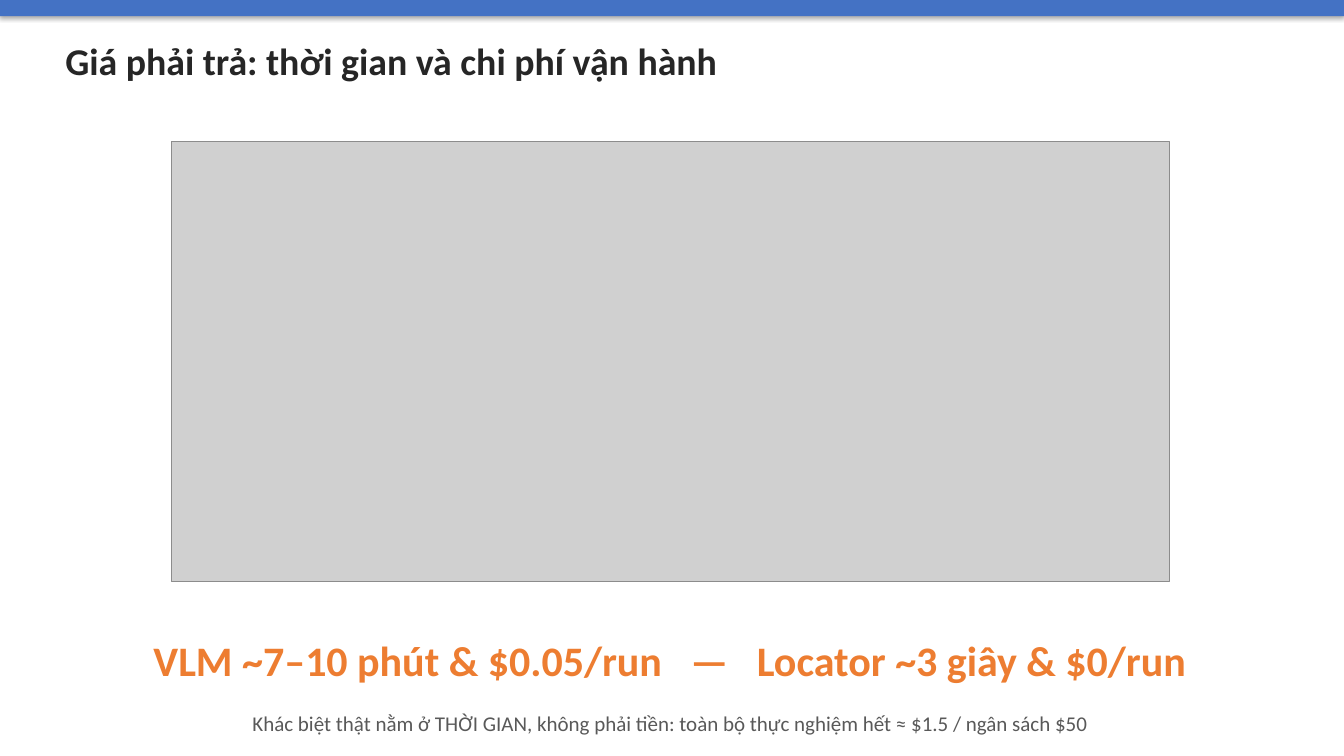
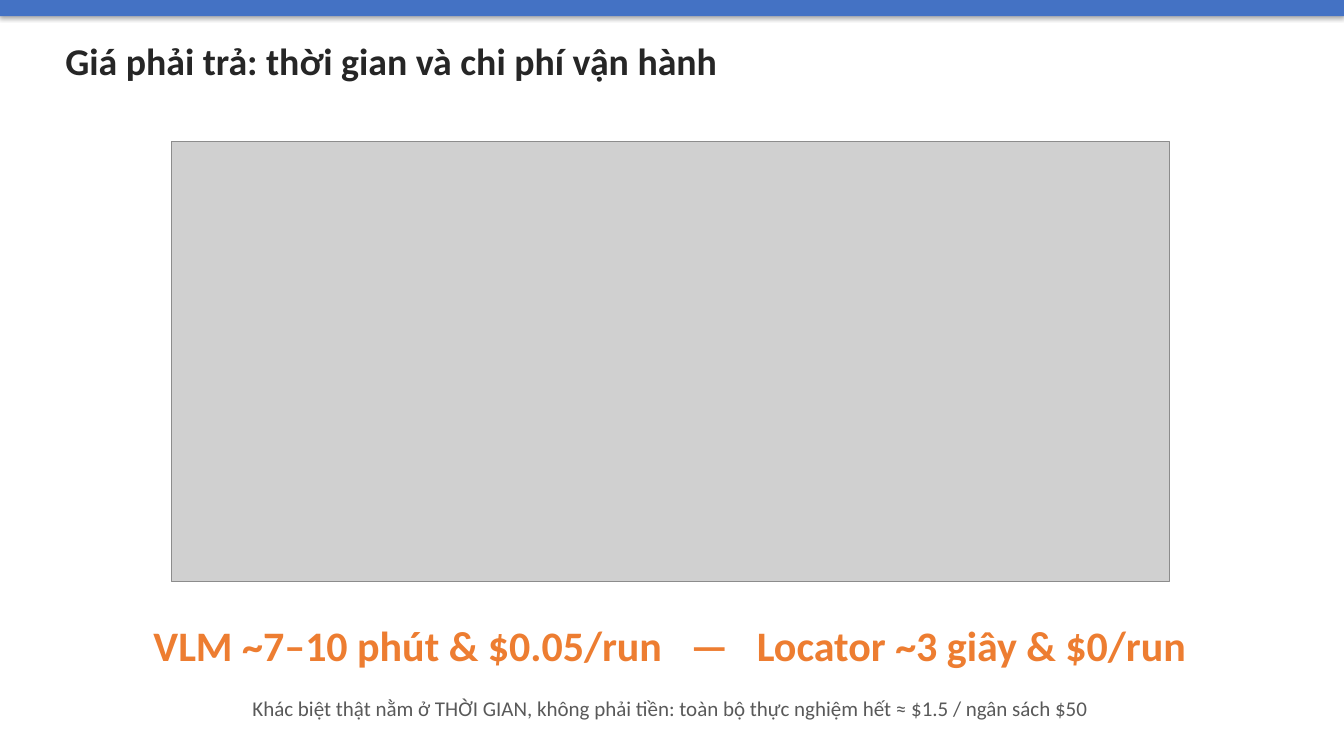
Before and after one commit to cpk/doanai, a slide deck: slide 9 of docs/bao-cao/slide-bao-ve.pptx. Drawn at 1344x756 pixels with LibreOffice and Linux fonts; fonts in the diff are those of the drawing; grey boxes stand for pictures. Boxes give left, top, right and bottom in pixels: in the first picture for what was removed or moved away, otherwise in the second. Text is boxed around its words. In the diff, an @@ line names an element or a change of style, - is before the commit and + after.

```diff
--- a/docs/bao-cao/slide-bao-ve.pptx
+++ b/docs/bao-cao/slide-bao-ve.pptx
@@ text "VLM ~7–10 phút & $0.05/run ...": place and size @@
-text "VLM ~7–10 phút & $0.05/run ..." at <box>153,646,1185,683</box>
+text "VLM ~7–10 phút & $0.05/run ..." at <box>153,631,1185,668</box>
@@ text "Khác biệt thật nằm ở ...": place and size @@
-text "Khác biệt thật nằm ở ..." at <box>252,714,1087,735</box>
+text "Khác biệt thật nằm ở ..." at <box>252,698,1087,720</box>
```
Also in this commit, not shown: 6 other slides changed, 3 other files.
